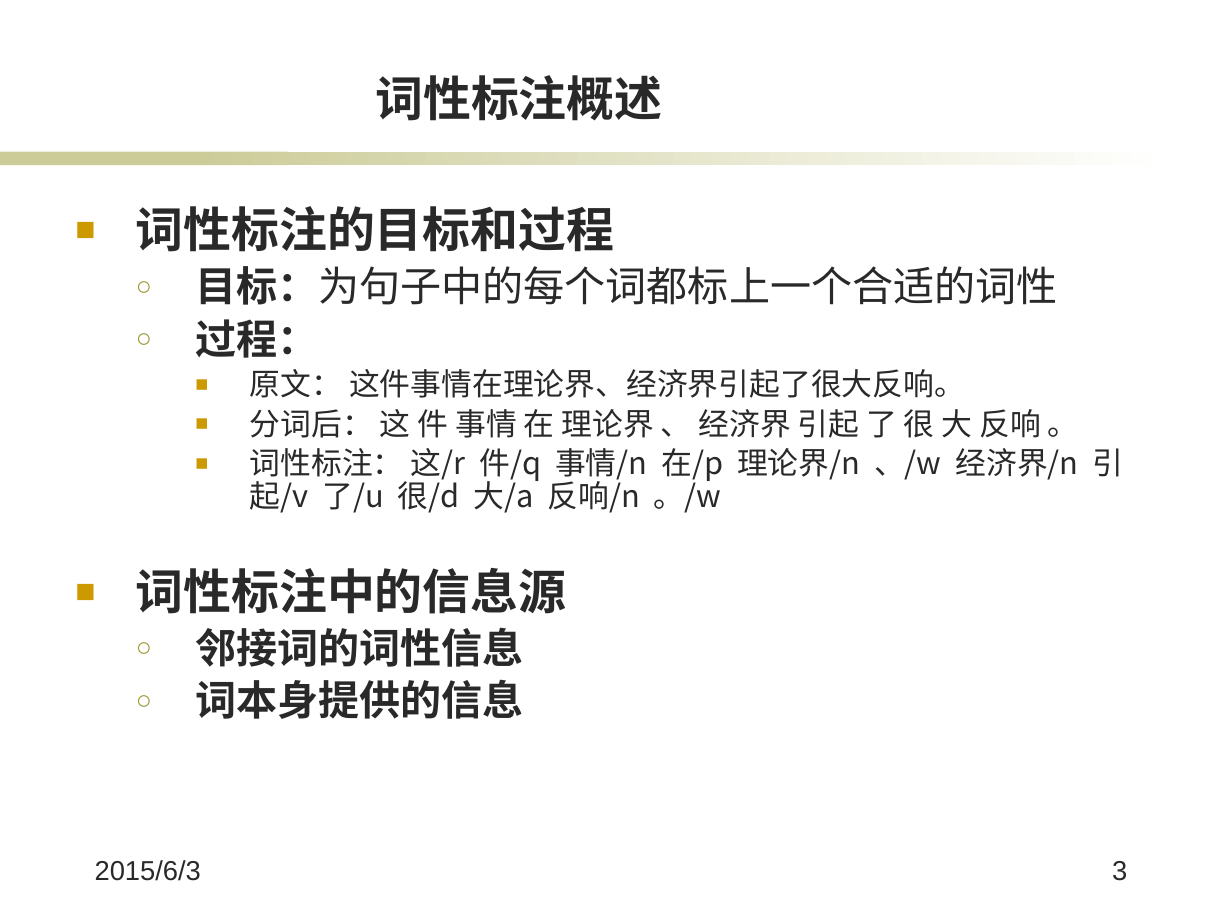
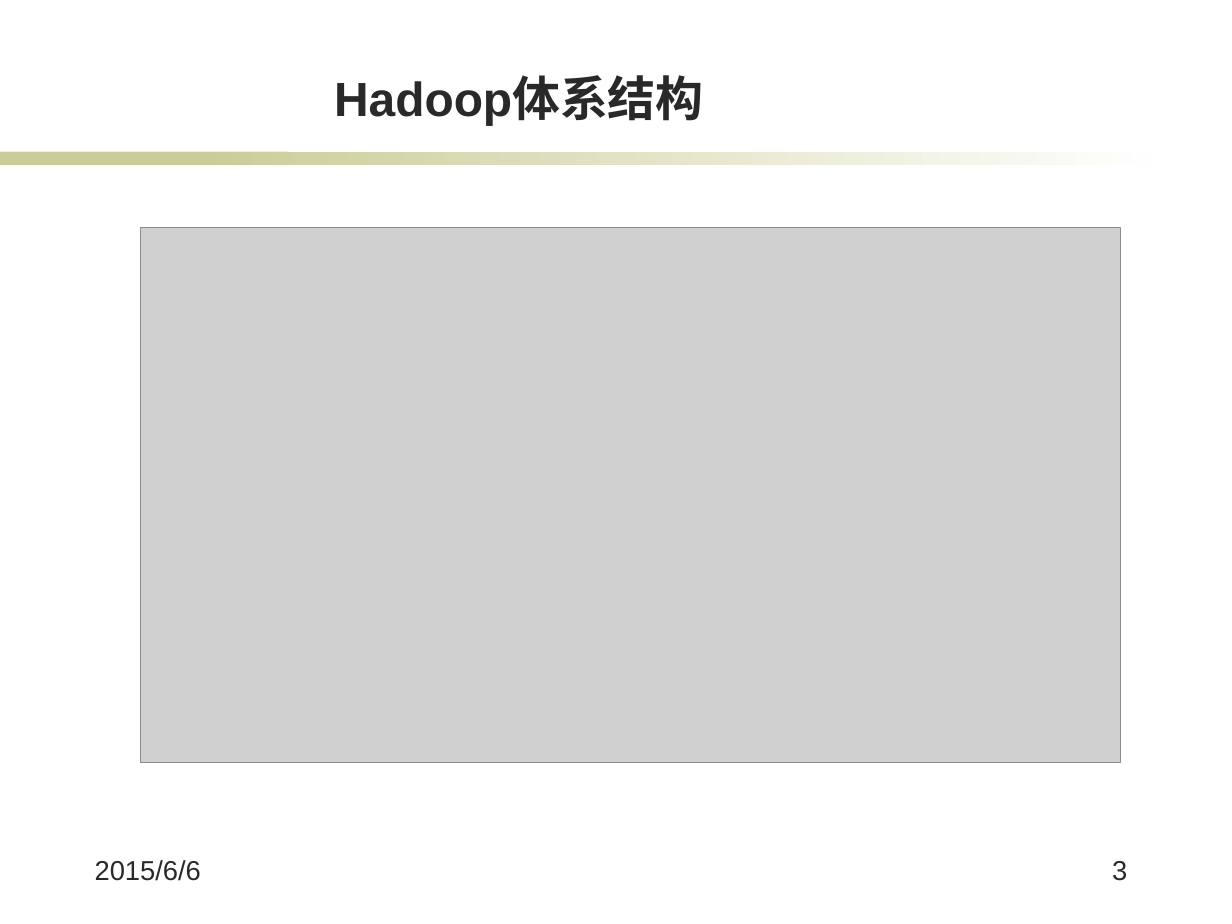
Before and after one commit to jiangxincode/thesis, a slide deck: slide 3 of 答辩.pptx. Drawn at 1232x924 pixels with LibreOffice and Linux fonts; fonts in the diff are those of the drawing; grey boxes stand for pictures; background and template pictures are left out. Boxes give left, top, right and bottom in pixels: in the first picture for what was removed or moved away, otherwise in the second. Text is boxed around its words. In the diff, an @@ line names an element or a change of style, - is before the commit and + after.

```diff
--- a/答辩.pptx
+++ b/答辩.pptx
@@ title at box(334, 78, 704, 125): text changed @@
-词性标注概述
+Hadoop体系结构
@@ text removed at box(136, 206, 1124, 719) @@
-■ 词性标注的目标和过程
-  ○ 目标：为句子中的每个词都标上一个合适的词性
-  ○ 过程：
-    ■ 原文： 这件事情在理论界、经济界引起了很大反响。
-    ■ 分词后： 这 件 事情 在 理论界 、 经济界 引起 了 很 大 反响 。
-    ■ 词性标注： 这/r 件/q 事情/n 在/p 理论界/n 、/w 经济界/n 引起/v 了/u 很/d 大/a 反响/n 。/w
-■ 词性标注中的信息源
-  ○ 邻接词的词性信息
-  ○ 词本身提供的信息
@@ picture added at box(140, 228, 1120, 763) @@
@@ text at box(95, 860, 201, 881): text changed @@
-2015/6/3
+2015/6/6
```
Also in this commit, not shown: 6 other slides changed, 11 slides added, 8 slides removed, 1 other file.
